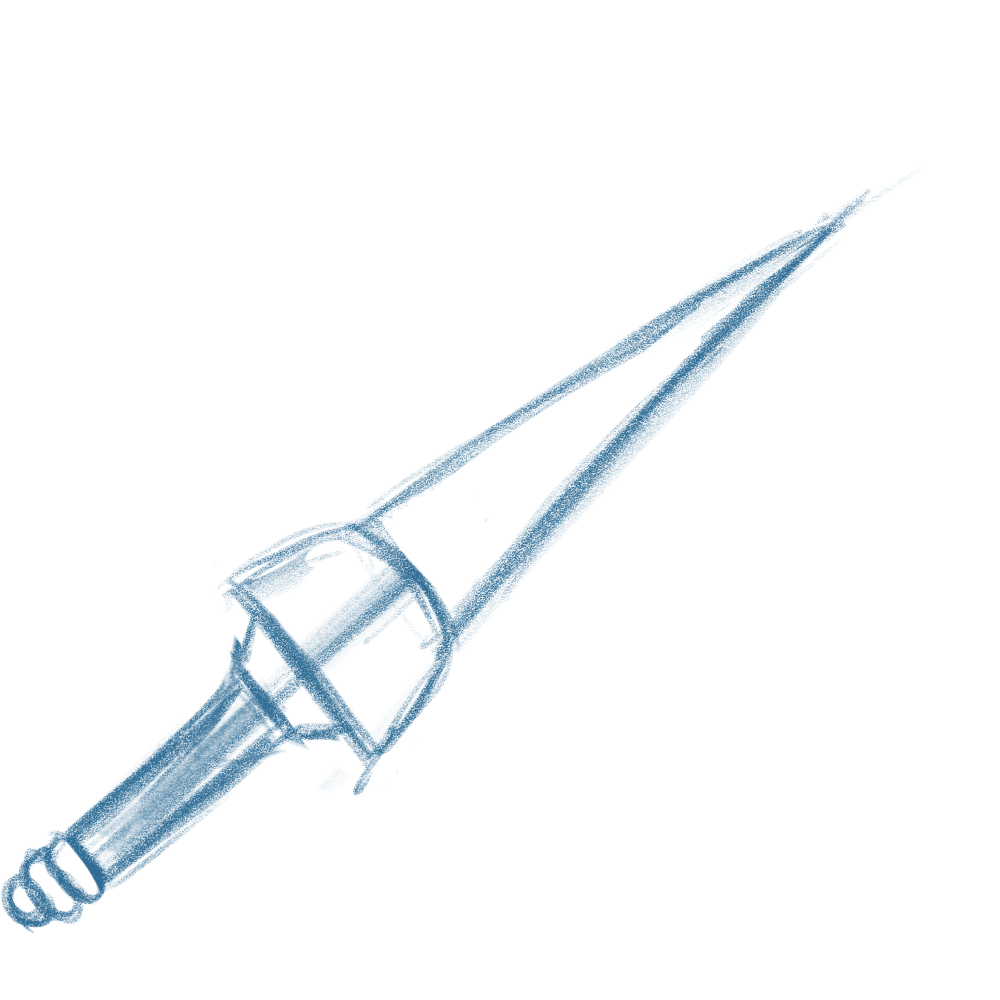
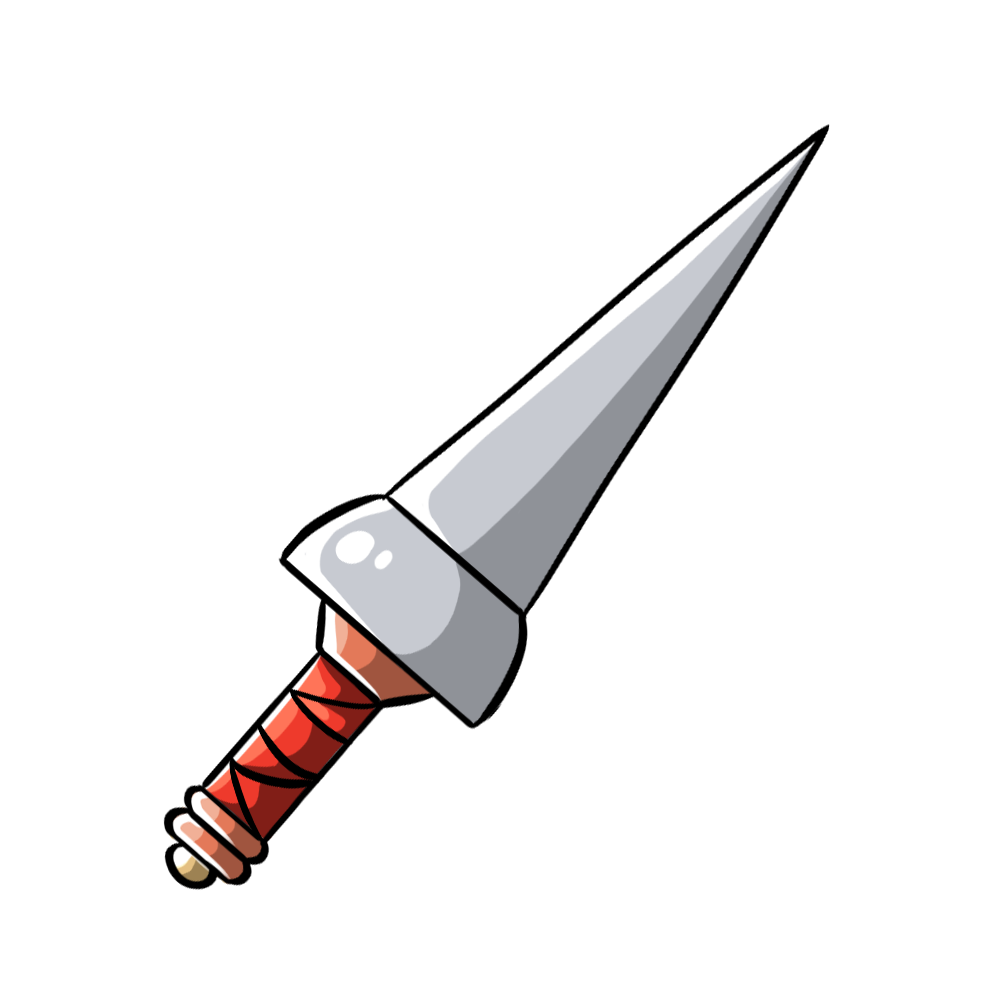
Before/after of a 1000x1000 layered artwork. What changed in the layer stack:
added group "Lineart" (1st of 2) with 1 layers above "Colour" over (163, 124, 830, 891)
added layer "Lineart" (2nd of 2, in "Lineart") in group "Lineart" over (163, 124, 830, 891)
added group "Colour" with 10 layers above "Layer 3" over (162, 124, 832, 889)
added layer "Light" (1st of 4, in "Colour") in group "Colour" over (162, 592, 383, 889)
added layer "Shadow" (1st of 3, in "Colour") in group "Colour" over (176, 124, 830, 889)
added layer "Gold" in group "Colour" over (167, 599, 433, 888)
added layer "Light" (2nd of 4, in "Colour") in group "Colour" over (188, 647, 323, 800)
added layer "Light" (3rd of 4, in "Colour") in group "Colour" over (192, 657, 330, 801)
added layer "Shadow" (2nd of 3, in "Colour") in group "Colour" over (209, 646, 394, 852)
added layer "Cloth" in group "Colour" over (203, 652, 377, 842)
added layer "Light" (4th of 4, in "Colour") in group "Colour" over (273, 131, 830, 662)
added layer "Shadow" (3rd of 3, in "Colour") in group "Colour" over (344, 124, 832, 756)
added layer "Base" in group "Colour" over (171, 143, 813, 884)
hid "Pixel layer", opacity 100% → 50%, painted on it over (0, 124, 925, 934)
hid "Background" over (0, 124, 925, 934)
